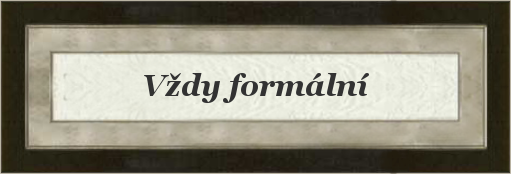
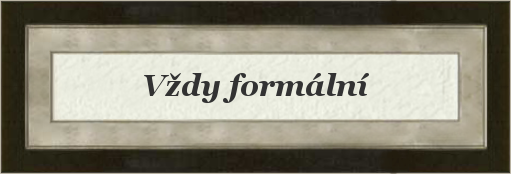
Comparing the layer stacks of the two 511×174 images. Changes:
painted on "Card" over <box>30,33,488,141</box>
